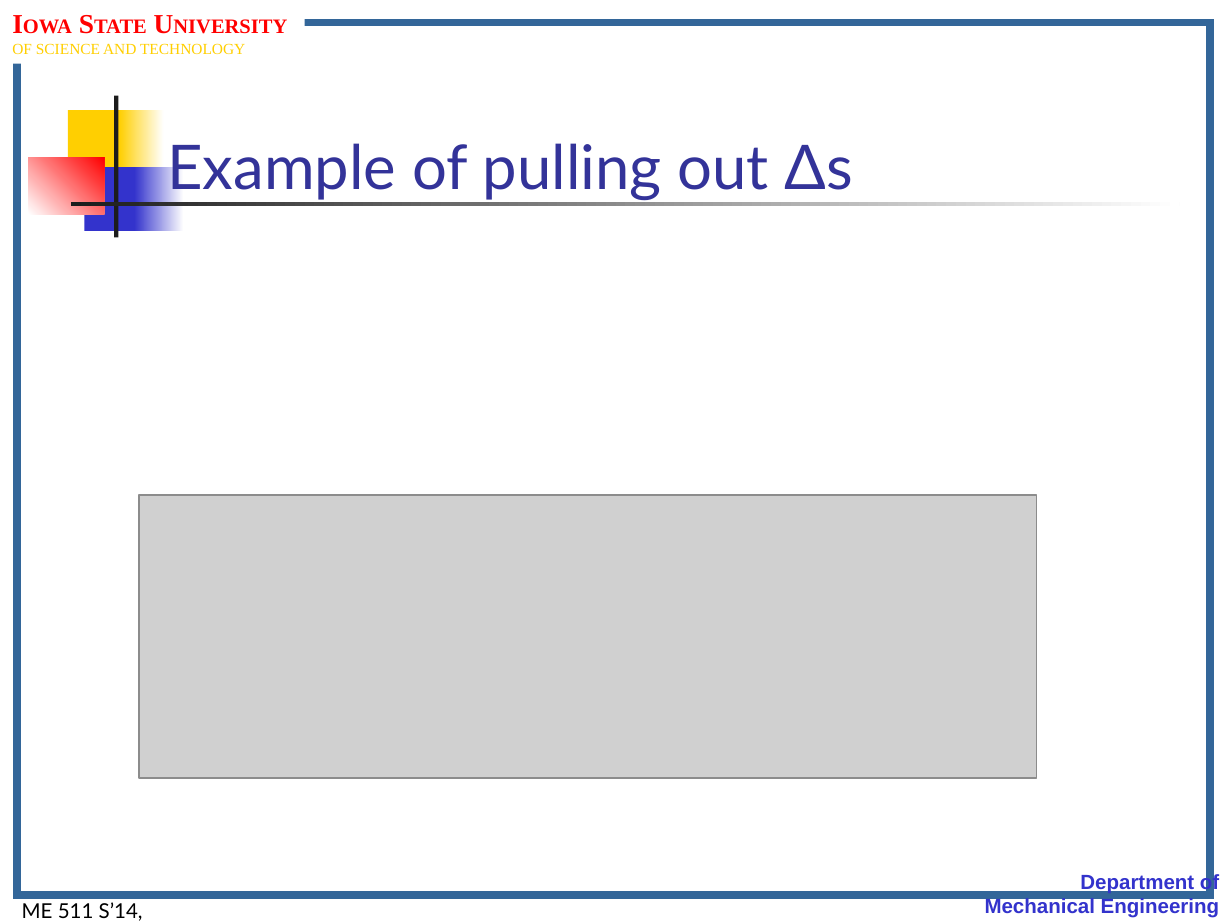
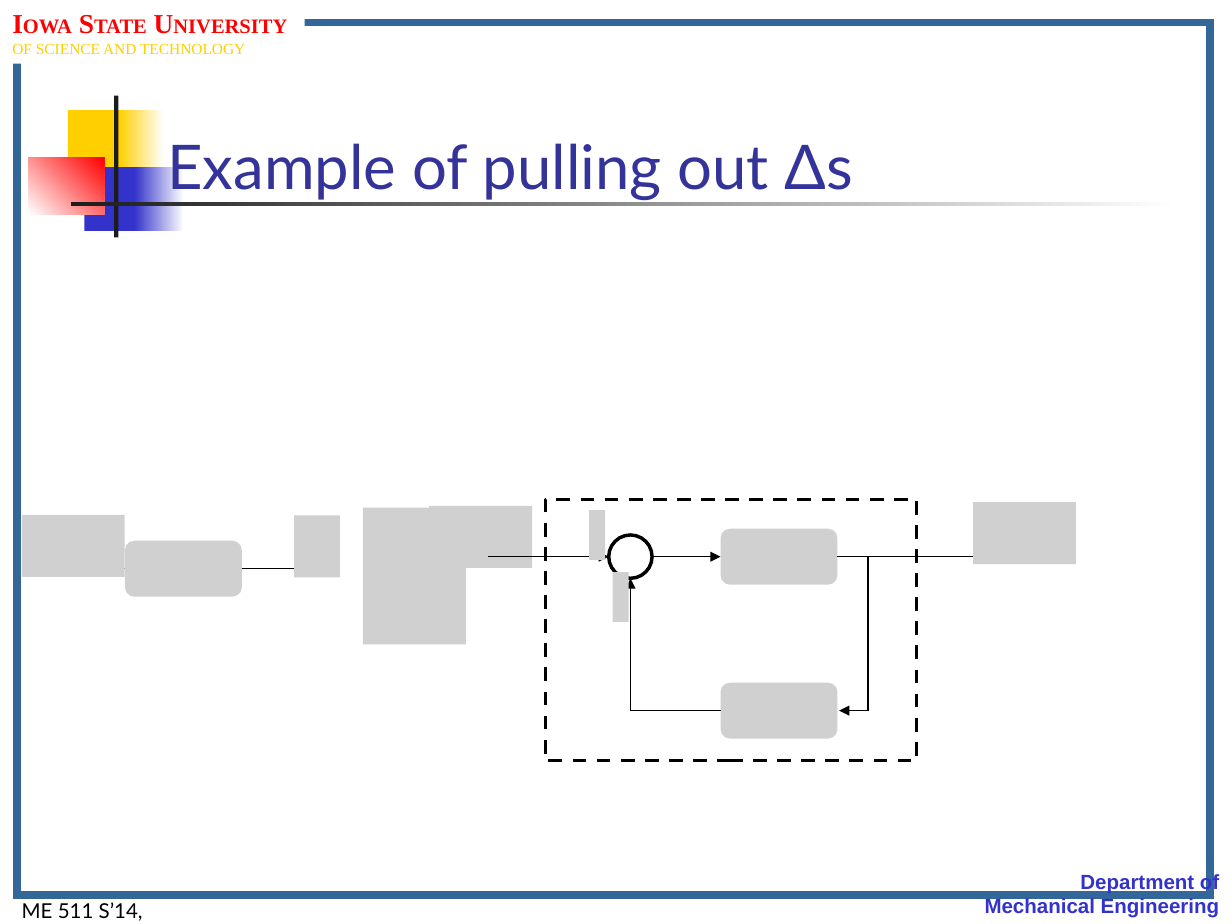
Before and after one commit to jasonnicholson/ME_511_Spring_2014_Lectures, a slide deck: slide 17 of me511_S14__Lect.Notes_Set17.pptm. Drawn at 1232x924 pixels with LibreOffice and Linux fonts; fonts in the diff are those of the drawing; grey boxes stand for pictures; background and template pictures are left out. Boxes give left, top, right and bottom in pixels: in the first picture for what was removed or moved away, otherwise in the second. Text is boxed around its words. In the diff, an @@ line names an element or a change of style, - is before the commit and + after.

```diff
--- a/me511_S14__Lect.Notes_Set17.pptm
+++ b/me511_S14__Lect.Notes_Set17.pptm
@@ picture removed at [139, 495, 1037, 779] @@
@@ picture added at [363, 508, 467, 644] @@
@@ group added at [22, 515, 340, 596]: 3 pictures, 2 arrows @@
@@ group added at [429, 499, 1077, 760]: 6 pictures, 3 arrows, 2 elbow arrows, 1 rectangle, 1 ellipse @@
```
Also in this commit, not shown: 10 other slides changed, 3 slides added, 3 slides removed, 2 other files.
